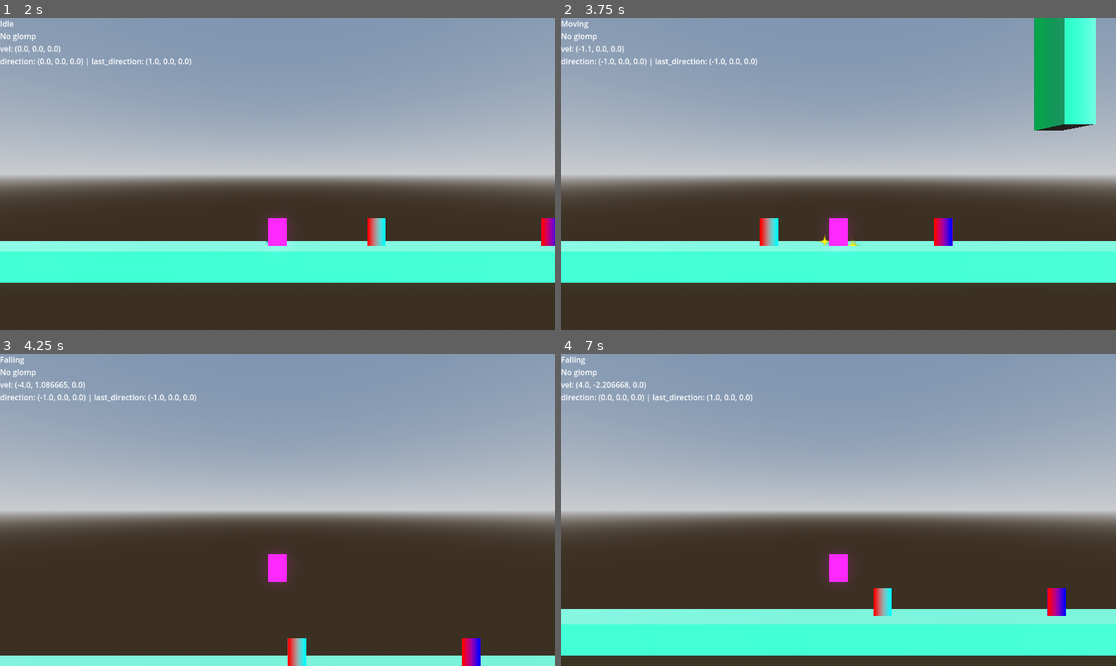
Above: before the commit, frames 1-4 (two rows, left to right).
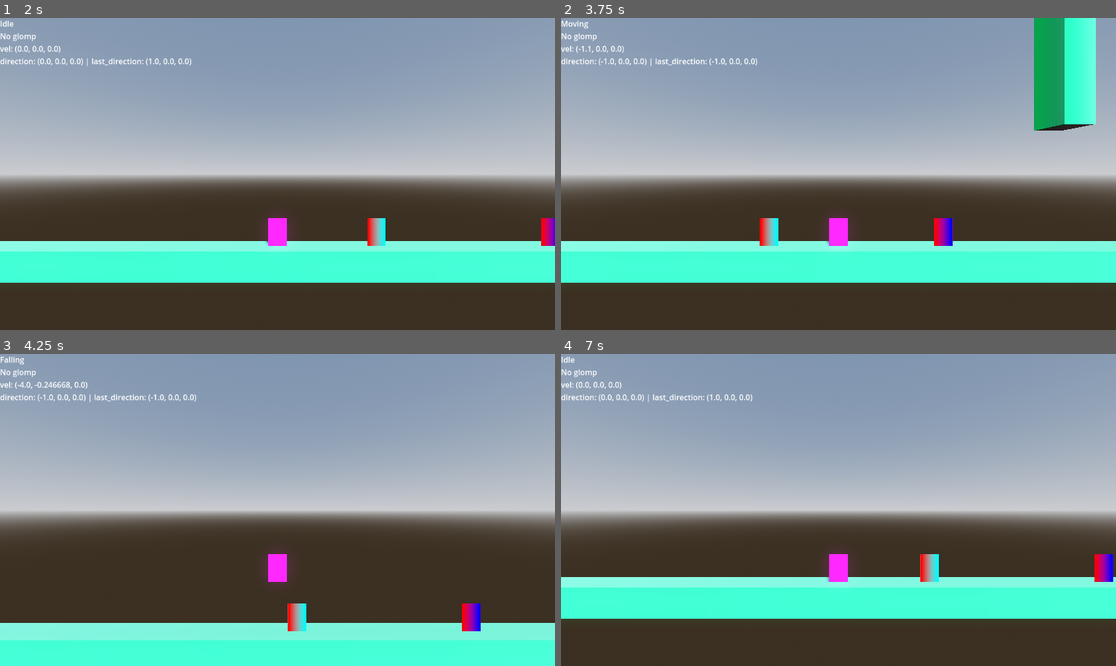
Above: after the commit, the same moments.

Repository: b3e3e3/ultimate-glomp
Game: Godot game, scene res://sandbox.tscn
The game is run twice, just before and just after one commit, with the same random seed, the same clock (stepped at 60 frames per second) and the same inputs.
Inputs (mouse positions are in pixels of both pictures, inside the frame that each line leads up to):
- Up to frame 1 (2 s): tap Enter at 0.5 s; move the mouse to (399, 158) at 0.52 s; hold D (move_right) 0.53-1.28 s; tap Space (jump) at 0.6, 0.77, 1.07, 1.52, 1.55, 1.82 s; click (399, 158) at 0.67 s; move the mouse to (166, 189) at 1.27 s; hold S (move_down) from 1.28 s (still down); click (166, 189) at 1.35 s
- Up to frame 2 (3.75 s): move the mouse to (894, 105) at 2.02 s; release S (move_down) at 2.03 s; hold D (move_right) 2.03-2.78 s; tap E (interact) at 2.1 s; tap Space (jump) at 2.3, 3.02, 3.05, 3.32 s; move the mouse to (810, 236) at 2.77 s; hold W (move_up) 2.78-3.53 s; tap Enter at 2.85 s; click (810, 236) at 2.92 s; move the mouse to (1005, 220) at 3.52 s; hold A (move_left) from 3.53 s (still down); tap Keypad Enter at 3.6 s
- Up to frame 3 (4.25 s): keep holding A (move_left); tap Space (jump) at 3.77, 3.8, 4.07 s
- Up to frame 4 (7 s): move the mouse to (672, 463) at 4.27 s; tap C at 4.35 s; tap Space (jump) at 4.52, 4.55, 4.82, 5.3, 6.02, 6.05, 6.32, 6.6, 6.77 s; move the mouse to (866, 510) at 5.02 s; release A (move_left) at 5.03 s; hold S (move_down) 5.03-5.78 s; tap Tab at 5.1 s; click (866, 510) at 5.17 s; move the mouse to (755, 432) at 5.77 s; hold D (move_right) 5.78-6.53 s; tap R at 5.85 s; move the mouse to (960, 494) at 6.52 s; hold W (move_up) from 6.53 s (still down)

Frame 1 is identical in both runs. In frame 2, less than 0.1% of the frame differs, in the area x 46-54%, y 69-74%; in frame 3, 14%; in frame 4, 26%, in the area x 0-100%, y 0-97%.
Error after the commit: Invalid access to property or key 'state_changed' on a base object of type 'Nil'. (res://equipment/combo_pants.gd:23)

Commit message:
cleanup, refactors, optimization

Diff:
--- a/_global.gd
+++ b/_global.gd
@@ -1,3 +1,9 @@
 extends Node
 
 @export var current_level: Level
+
+@onready var tree := self.get_tree()
+
+
+func create_timer(time_sec: float, process_always: bool = true, process_in_physics: bool = false, ignore_time_scale: bool = false):
+	return tree.create_timer(time_sec, process_always, process_in_physics, ignore_time_scale)
--- a/character/character.gd
+++ b/character/character.gd
@@ -34,10 +34,16 @@
 
 @onready var collision_shape: CollisionShape3D = $CollisionShape3D
 @onready var equip_inventory: EquipInventory = $EquipInventory
+@onready var state_machine: StateMachine = $StateMachine
 
 
 func _enter_tree() -> void:
 	set_collision_mask_value(1, true) # enable ground layer
+
+func _ready() -> void:
+	assert(collision_shape, "Node \"CollisionShape3D\" not found. Please add it or rename it to \"CollisionShape3D.\"")
+	assert(state_machine, "Node \"StateMachine\" not found. Please add it or rename it to \"StateMachine.\"")
+	# assert(equip_inventory, "Node \"EquipInventory\" not found. Please add it or rename it to \"EquipInventory.\"")
 
 func _physics_process(delta: float) -> void:
 	if gravity_enabled:
--- a/character/player/player.gd
+++ b/character/player/player.gd
@@ -87,7 +87,7 @@
 
 func __process_debug_hud():
 	var l: Label = $"CanvasLayer/Label"
-	l.text = $StateMachine.state.name + '\n'
+	l.text = state_machine.state.name + '\n'
 	l.text += glomped_body.name as String if glomped_body else "No glomp"
 
 	if has_node(^"../Falling"):
--- a/character/player/slide_manager.gd
+++ b/character/player/slide_manager.gd
@@ -10,5 +10,5 @@
 		_should_slide = value
 		print("Should slide? ", value)
 		if value == false:
-			await get_tree().create_timer(delay_time).timeout
+			await Global.create_timer(delay_time).timeout
 			_should_slide = true
--- a/character/player/state/_player_state.gd
+++ b/character/player/state/_player_state.gd
@@ -15,7 +15,7 @@
 
 # func on_update(_delta: float) -> void:
 # 	var l: Label = player.get_node(^"CanvasLayer/Label")
-# 	l.text = player.get_node(^"StateMachine").state.name + '\n'
+# 	l.text = player.state_machine.state.name + '\n'
 # 	l.text += player.glomped_body.name as String if player.glomped_body else "No glomp"
 # 	l.text += '\n' + 'can_coyote: ' + str($"../Falling".can_coyote)
 # 	l.text += '\n' + 'can_reverse_coyote: ' + str($"../Falling"._can_reverse_coyote)
@@ -78,7 +78,7 @@
 	# if we are trying to move in our current direction, start a timer to swap sides
 	if character.direction.x == hor and hor != 0 \
 	and controller.just_pressed_horizontal():
-		await get_tree().create_timer(time).timeout
+		await Global.create_timer(time).timeout
 
 		# if we are still trying to swap and still not moving, we can swap
 		return controller.get_horizontal_input() != 0 \
--- a/character/player/state/climbing.gd
+++ b/character/player/state/climbing.gd
@@ -126,6 +126,6 @@
 	if slide_particles:
 		slide_particles.emitting = false
 
-	get_tree().create_timer(0.3).timeout.connect(func():
+	Global.create_timer(0.3).timeout.connect(func():
 		character.collision_shape.disabled= false
 	, CONNECT_ONE_SHOT)
--- a/character/player/state/falling.gd
+++ b/character/player/state/falling.gd
@@ -32,7 +32,7 @@
 		# disable coyote timer after <coyote_time> seconds
 		var ct: float = data.get(&'coyote_time', coyote_time)
 
-		get_tree().create_timer(ct).timeout.connect(func():
+		Global.create_timer(ct).timeout.connect(func():
 			# prevent this timer from firing if the player lands before the timer expires
 			if not character.is_on_floor() or not character.is_on_wall():
 				can_coyote = false
@@ -70,7 +70,7 @@
 
 		elif not _can_reverse_coyote:
 			_can_reverse_coyote = true
-			get_tree().create_timer(reverse_coyote_time).timeout.connect(func():
+			Global.create_timer(reverse_coyote_time).timeout.connect(func():
 				_can_reverse_coyote = false
 			, CONNECT_ONE_SHOT)
 
--- a/character/player/state/throwing.gd
+++ b/character/player/state/throwing.gd
@@ -12,7 +12,7 @@
 	player.process_mode = PROCESS_MODE_DISABLED
 	player.glomped_body.call(&"get_thrown", player)
 
-	await get_tree().create_timer(1.0).timeout
+	await Global.create_timer(1.0).timeout
 
 	goto(jump_state)
 
--- a/equipment/combo_pants.gd
+++ b/equipment/combo_pants.gd
@@ -6,7 +6,6 @@
 @export var combo_limit: int = 3
 
 var current_combo: int = -1
-var owner: Player = null
 
 var timer: Timer = Timer.new()
 
@@ -15,13 +14,13 @@
 	adds.set(&"jump_force", Vector3.ZERO)
 
 func initialize(item_owner: Character) -> void:
+	super.initialize(item_owner)
 	print("Initializing combo pants! Owner: ", item_owner.name)
-	owner = item_owner
 
 	owner.add_child(timer)
 	timer.timeout.connect(_on_timeout)
 
-	owner.get_node(^"StateMachine").state_changed.connect(_on_state_machine_state_changed) # TODO: direct reference! maybe don't assume the character has a state machine
+	owner.state_machine.state_changed.connect(_on_state_machine_state_changed) # TODO: direct reference! maybe don't assume the character has a state machine
 
 	owner.glomped.connect(_on_player_glomped)
 
--- a/equipment/equipment.gd
+++ b/equipment/equipment.gd
@@ -7,6 +7,8 @@
 
 @export var adds: Dictionary[StringName, Variant] = {}
 @export var multipliers: Dictionary[StringName, float] = {}
+
+var owner: Character = null
 
 
 static var BuffTypes: Dictionary[StringName, Variant.Type] = {
@@ -42,4 +44,5 @@
 		if not multipliers.has(buff_name):
 			multipliers[buff_name] = 1.0
 
-func initialize(_owner: Character) -> void: pass
+func initialize(item_owner: Character) -> void:
+	self.owner = item_owner
--- a/projectile/attached_projectile.gd
+++ b/projectile/attached_projectile.gd
@@ -15,7 +15,7 @@
 
 func _ready() -> void:
 	super._ready()
-	await get_tree().create_timer(0.25).timeout
+	await Global.create_timer(0.25).timeout
 	if not retracting:
 		on_hit_finished()
 
--- a/projectile/projectile.gd
+++ b/projectile/projectile.gd
@@ -80,7 +80,7 @@
 
 	spinning_out = true
 
-	await get_tree().create_timer(2.0).timeout
+	await Global.create_timer(2.0).timeout
 
 	finished.emit()
 	queue_free()
--- a/ui/typewriter_label.gd
+++ b/ui/typewriter_label.gd
@@ -15,7 +15,7 @@
 		text = message
 
 	if not is_typewriter_finished():
-		Global.get_tree().create_timer(default_speed).timeout.connect(func():
+		Global.Global.create_timer(default_speed).timeout.connect(func():
 			visible_characters += 1
 
 			# var line_count := label.get_visible_line_count()
Not shown, removed: character/player/combo_jump.gd.uid
